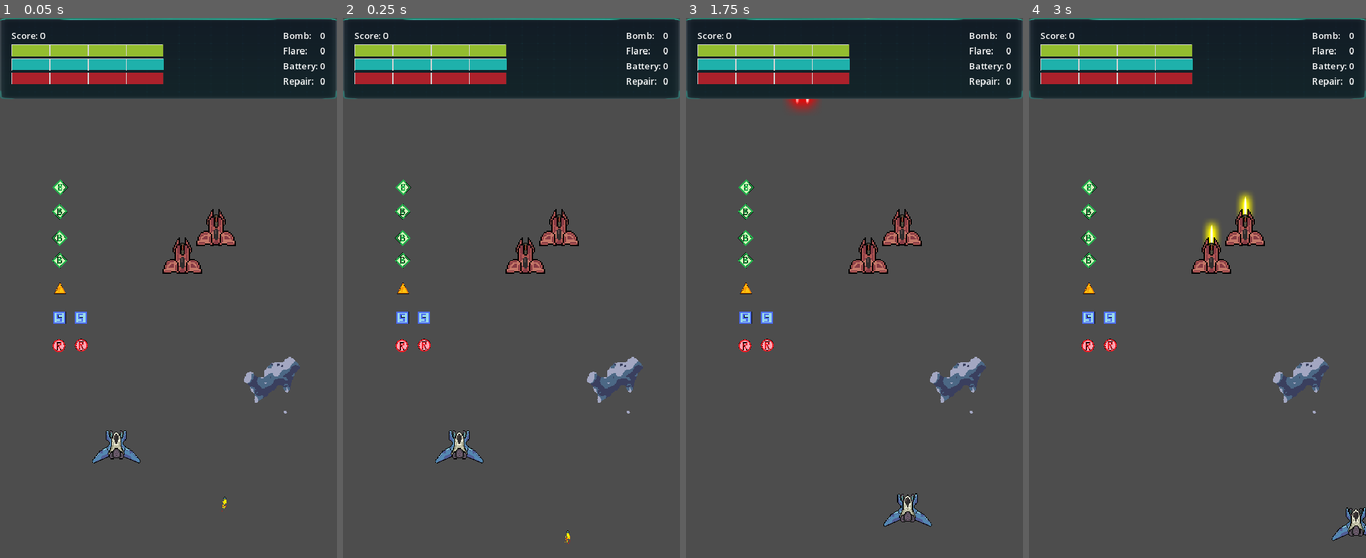
Above: before the commit, frames 1-4 (left to right).
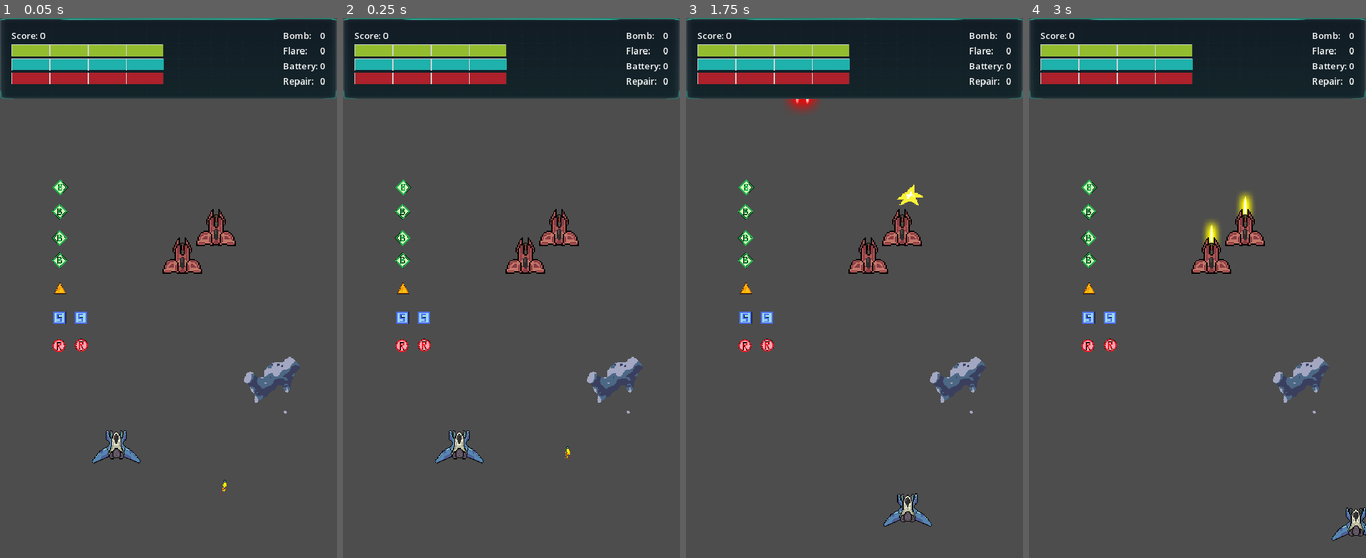
Above: after the commit, the same moments.

Repository: tkm404/godot_space_game_draft_3
Game: Godot game, scene res://Scenes/MainGame/main_game.tscn
Same seed, same stepped clock (60 frames per second), same inputs: the game is played once before the commit and once after it.
Inputs:
- Up to frame 1 (0.05 s): no input
- Up to frame 2 (0.25 s): no input
- Up to frame 3 (1.75 s): tap Enter at 0.5 s; hold D (right) 0.53-1.28 s; hold Space (shoot) 0.53-1.28 s; hold S (down) from 1.28 s (still down); tap F (use_battery) at 1.35 s
- Up to frame 4 (3 s): release S (down) at 2.03 s; hold D (right) 2.03-2.78 s; hold C (use_bomb) 2.03-2.78 s; hold W (up) from 2.78 s (still down); tap V (use_flare) at 2.85 s

The runs differ from the first frame. In frame 1, less than 0.1% of the frame differs, in the area x 65-68%, y 85-92%; in frame 2, less than 0.1%; in frame 3, 0.1%, in the area x 62-71%, y 30-35%; in frame 4, nothing differs.

Commit message:
change flare physics to move in the right direction

Diff:
--- a/Scripts/flare_cm.gd
+++ b/Scripts/flare_cm.gd
@@ -18,7 +18,7 @@
 
 
 func _physics_process(delta):
-	global_position.y += speed * delta
+	position -= transform.y * speed * delta
 
 
 func _on_timer_timeout():
